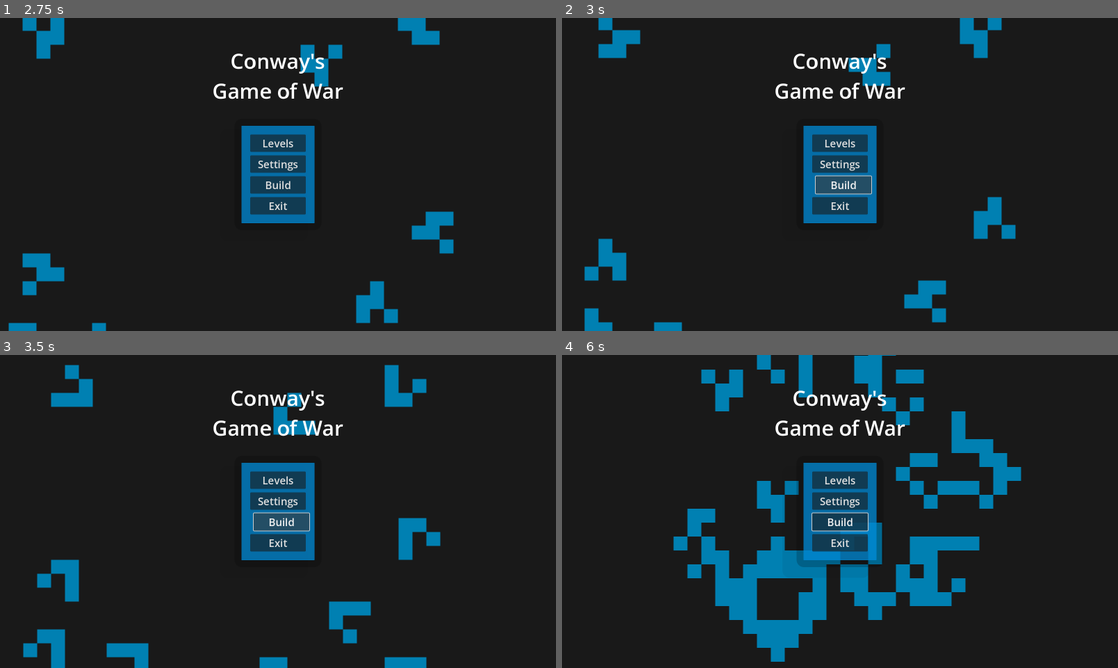
Above: before the commit, frames 1-4 (two rows, left to right).
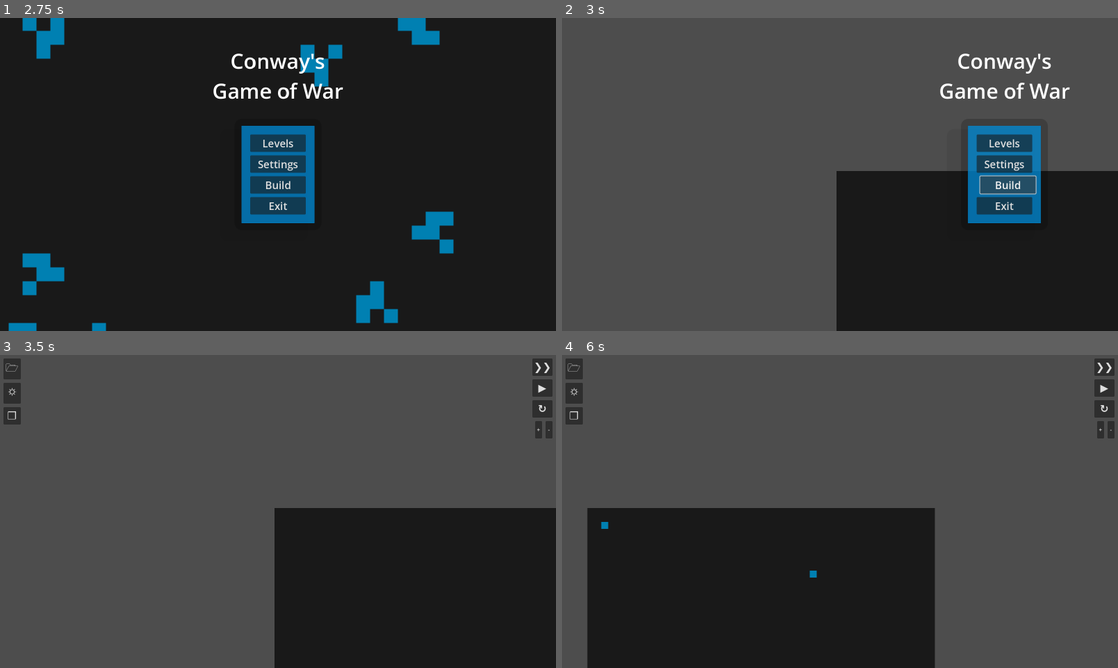
Above: after the commit, the same moments.

Repository: HUG-DEALR/conways_gow
Game: Godot game, scene res://Scenes/world.tscn
The game is run twice, just before and just after one commit, with the same random seed, the same clock (stepped at 60 frames per second) and the same inputs.
Inputs (mouse positions are in pixels of both pictures, inside the frame that each line leads up to):
- Up to frame 1 (2.75 s): click "Levels" at 0.5 s; click "Settings" at 1.25 s; click "X" at 2 s
- Up to frame 2 (3 s): click "Build" at 2.75 s
- Up to frame 3 (3.5 s): no input
- Up to frame 4 (6 s): move the mouse to (962, 495) at 3.52 s; hold Right (ui_right) 3.53-4.25 s; click (962, 495) at 3.67 s; drag from (728, 527) to (812, 574) at 4.27 s; move the mouse to (895, 442) at 5.02 s; hold Right (ui_right) 5.03-5.75 s; click (895, 442) at 5.17 s; drag from (812, 574) to (673, 464) at 5.77 s

Frame 1 is identical in both runs. In frame 2, 78% of the frame differs, in the area x 0-100%, y 0-100%; in frame 3, 76%; in frame 4, 76%.

Commit message:
added capacity to save and load levels to or from a localtext file

Diff:
--- a/Scenes/Menus/GUI_Build.tscn
+++ b/Scenes/Menus/GUI_Build.tscn
@@ -330,5 +330,7 @@
 [connection signal="pressed" from="Right_GUI_Root/VBoxContainer/Control/Zoom_Options_Container/Increase_zoom" to="." method="_on_increase_zoom_pressed"]
 [connection signal="pressed" from="Left_GUI_Root/VBoxContainer/File_Options" to="." method="_on_file_options_pressed"]
 [connection signal="mouse_exited" from="Left_GUI_Root/VBoxContainer/File_Options/File_Options_Window" to="." method="_on_file_options_window_mouse_exited"]
+[connection signal="pressed" from="Left_GUI_Root/VBoxContainer/File_Options/File_Options_Window/Save" to="." method="_on_save_pressed"]
+[connection signal="pressed" from="Left_GUI_Root/VBoxContainer/File_Options/File_Options_Window/Open" to="." method="_on_open_file_pressed"]
 [connection signal="pressed" from="Left_GUI_Root/VBoxContainer/Add_Item" to="." method="_on_add_item_pressed"]
 [connection signal="mouse_exited" from="Left_GUI_Root/VBoxContainer/Add_Item/Add_item_window" to="." method="_on_add_item_window_mouse_exited"]
--- a/Scenes/world.tscn
+++ b/Scenes/world.tscn
@@ -6,6 +6,7 @@
 [ext_resource type="PackedScene" uid="uid://bw10bjlpo0fwl" path="res://Scenes/Menus/GUI_Standard.tscn" id="3_5ukr8"]
 [ext_resource type="PackedScene" uid="uid://hpbibvj47tnf" path="res://Scenes/Menus/levels_menu.tscn" id="4_8j60k"]
 [ext_resource type="PackedScene" uid="uid://bp8sew4hg4ws3" path="res://Scenes/Menus/settings.tscn" id="5_fo5ed"]
+[ext_resource type="PackedScene" uid="uid://8kbmirp7geg7" path="res://Scenes/Menus/GUI_Build.tscn" id="7_o06y3"]
 
 [sub_resource type="StandardMaterial3D" id="StandardMaterial3D_fj7yv"]
 shading_mode = 0
@@ -48,3 +49,6 @@
 [node name="Settings" parent="CanvasLayer" instance=ExtResource("5_fo5ed")]
 visible = false
 mouse_filter = 1
+
+[node name="GUI_Standard2" parent="CanvasLayer" instance=ExtResource("7_o06y3")]
+visible = false
--- a/Scripts/GUI_Build.gd
+++ b/Scripts/GUI_Build.gd
@@ -6,6 +6,11 @@
 @onready var play_generations: Button = $Right_GUI_Root/VBoxContainer/Auto_Play_Container/VBoxContainer/Play_Generations
 @onready var step_generation: Button = $Right_GUI_Root/VBoxContainer/Step_Generation
 @onready var restart: Button = $Right_GUI_Root/VBoxContainer/Restart
+@onready var save_as_button: Button = $"Left_GUI_Root/VBoxContainer/File_Options/File_Options_Window/Save As"
+@onready var save_button: Button = $Left_GUI_Root/VBoxContainer/File_Options/File_Options_Window/Save
+@onready var open_button: Button = $Left_GUI_Root/VBoxContainer/File_Options/File_Options_Window/Open
+@onready var new_file_button: Button = $Left_GUI_Root/VBoxContainer/File_Options/File_Options_Window/New_File
+@onready var file_name_label: Label = $Left_GUI_Root/VBoxContainer/File_Options/File_Options_Window/File_name
 
 @onready var add_item_panel: PanelContainer = $Left_GUI_Root/VBoxContainer/Add_Item/Add_item_window/Add_item_panel
 @onready var add_item_window: HBoxContainer = $Left_GUI_Root/VBoxContainer/Add_Item/Add_item_window
@@ -18,6 +23,7 @@
 var playing_generations: bool = false
 var mouse_over_speed_options: bool = false
 var mouse_over_zoom_options: bool = false
+var active_directory: String = ""
 
 func _ready() -> void:
 	speed_slider.visible = false
@@ -105,6 +111,30 @@
 		file_options_window_tween.play()
 		await file_options_window_tween.finished
 		file_options_window.visible = false
+
+func save_level(level_data: Dictionary) -> void:
+	if active_directory:
+		Global.save_to_file(level_data, active_directory)
+	else:
+		save_level_as(level_data)
+
+func save_level_as(level_data: Dictionary) -> void:
+	active_directory = await Global.prompt_user_for_file_path()
+	var extension: String = active_directory.get_extension()
+	if extension != "cgow":
+		active_directory += ".cgow"
+	Global.save_to_file(level_data, active_directory)
+
+func open_level_from_local() -> void:
+	var open_from_directory: String = await Global.prompt_user_for_file_path("Open", "", "", ["*.cgow"], false)
+	var loaded_file = Global.load_from_file(open_from_directory)
+	if loaded_file:
+		active_directory = open_from_directory
+		file_name_label.text = active_directory.get_file()
+	else:
+		print("Could not open file: " + open_from_directory + "\n" + loaded_file)
+		return
+	Global.world_scene.populate_cells(Vector2i(50,50), loaded_file, true)
 
 func _on_speed_slider_value_changed(value: float) -> void:
 	generation_timer.wait_time = 1.0 / speed_slider.value
@@ -172,3 +202,9 @@
 
 func _on_file_options_window_mouse_exited() -> void:
 	toggle_expand_file_options_window(false)
+
+func _on_open_file_pressed() -> void:
+	open_level_from_local()
+
+func _on_save_pressed() -> void:
+	save_level(Global.world_scene.live_cells_dict)
--- a/Scripts/Game_camera.gd
+++ b/Scripts/Game_camera.gd
@@ -17,7 +17,6 @@
 			var mouse_pos_before_zoom: Vector2 = get_global_mouse_position()
 			set_zoom_clamped(1.0/1.1,true)
 			move_after_zoom(mouse_pos_before_zoom)
-			print(global_position)
 
 func _process(delta: float) -> void:
 	var input_direction: Vector2 = Input.get_vector("ui_left","ui_right","ui_up","ui_down")
--- a/Scripts/Global.gd
+++ b/Scripts/Global.gd
@@ -6,3 +6,99 @@
 var world_scene: Node2D
 var menu_camera: Camera2D
 var game_camera: Camera2D
+
+func save_to_file(data_to_save: Dictionary, file_path: String) -> void:
+	var file := FileAccess.open(file_path, FileAccess.WRITE)
+	if file == null:
+		push_error("Failed to open file for writing: " + file_path)
+		return
+
+	file.store_var(data_to_save)
+	file.close()
+
+func load_from_file(file_path: String) -> Dictionary:
+	if not FileAccess.file_exists(file_path):
+		push_error("File does not exist: " + file_path)
+		return {}
+
+	var file := FileAccess.open(file_path, FileAccess.READ)
+	if file == null:
+		push_error("Failed to open file for reading: " + file_path)
+		return {}
+
+	var data = file.get_var()
+	file.close()
+
+	if typeof(data) == TYPE_DICTIONARY:
+		return data
+	else:
+		push_error("Failed to parse JSON from file: " + file_path + "\n" + data)
+		return {}
+
+func prompt_user_for_directory(prompt: String = "Select Directory", current_directory: String = "") -> String:
+	# Create the dialog
+	var dialog := FileDialog.new()
+	dialog.use_native_dialog = true
+	dialog.file_mode = FileDialog.FILE_MODE_OPEN_DIR
+	dialog.access = FileDialog.ACCESS_FILESYSTEM
+	dialog.title = prompt
+	if current_directory:
+		dialog.current_dir = current_directory
+	dialog.current_dir = OS.get_user_data_dir()
+
+	# Add dialog to the scene tree temporarily
+	get_tree().root.add_child(dialog)
+
+	# Show dialog
+	dialog.popup_centered()
+
+	# Wait for user to pick a directory
+	var result: String = await dialog.dir_selected
+
+	# Clean up
+	dialog.queue_free()
+
+	# Ensure trailing slash for convenience
+	if not result.ends_with("/"):
+		result += "/"
+
+	return result
+
+func prompt_user_for_file_path(
+		prompt: String = "Save As",
+		default_file_name: String = "",
+		current_directory: String = "",
+		filters: Array[String] = [],
+		save_instead_of_open: bool = true
+	) -> String:
+
+	var dialog := FileDialog.new()
+	if save_instead_of_open:
+		dialog.file_mode = FileDialog.FILE_MODE_SAVE_FILE
+	else:
+		dialog.file_mode = FileDialog.FILE_MODE_OPEN_FILE
+	dialog.access = FileDialog.ACCESS_FILESYSTEM
+	dialog.use_native_dialog = true
+	dialog.title = prompt
+
+	# Set starting path
+	if current_directory:
+		dialog.current_dir = current_directory
+	if not default_file_name:
+		default_file_name = "new_file.txt"
+	dialog.current_file = default_file_name
+
+	# Optional filters like ["*.json", "*.txt"]
+	for f in filters:
+		dialog.add_filter(f)
+
+	# Add to scene while waiting
+	get_tree().root.add_child(dialog)
+
+	dialog.popup_centered()
+
+	# Wait for file selection
+	var result: String = await dialog.file_selected
+
+	dialog.queue_free()
+	return result
--- a/Scripts/world.gd
+++ b/Scripts/world.gd
@@ -10,6 +10,7 @@
 	"Main_menu": $CanvasLayer/MainMenu,
 	"Levels_menu": $CanvasLayer/Levels_Menu,
 	"Settings_menu": $CanvasLayer/Settings,
+	"Build_menu": $CanvasLayer/GUI_Standard2,
 }
 
 const cell_size: float = 10.0
@@ -158,8 +159,8 @@
 				set_cell_type(cell_index, "alive")
 			"alive": # Black
 				set_cell_type(cell_index, "dead")
-	else:
-		print("invalid cell index passed to handle_cell_clicked()")
+#	else:
+#		print("invalid cell index passed to handle_cell_clicked()")
 
 func clear_grid() -> void:
 	for key in live_cells_dict.keys():
@@ -240,8 +241,15 @@
 			current_sub_menu = "settings"
 			switch_to_menu("Settings_menu")
 		"build":
-			pass
-	#		current_sub_menu = "build"
+			current_sub_menu = "build"
+			switch_to_menu("Build_menu")
+			menus.get("GUI").set_play_pause(false)
+			populate_cells(Vector2i(50,50), {}, true)
+			game_camera.position = Vector2.ZERO
+			game_camera.zoom = Vector2.ONE * 2.0
+	#		var grid_real_size = current_grid_dimensions * (cell_size + cell_margin)
+	#		game_camera.set_bounds(Rect2(Vector2(0,0),grid_real_size))
+			game_camera.make_current()
 		"exit":
 			current_sub_menu = "exit"
 			get_tree().paused = true
@@ -253,8 +261,8 @@
 			menus.get("GUI").set_play_pause(false)
 			game_camera.position = Vector2.ZERO
 			game_camera.zoom = Vector2.ONE * 2.0
-			var grid_real_size = current_grid_dimensions * (cell_size + cell_margin)
-			game_camera.set_bounds(Rect2(Vector2(0,0),grid_real_size))
+	#		var grid_real_size = current_grid_dimensions * (cell_size + cell_margin)
+	#		game_camera.set_bounds(Rect2(Vector2(0,0),grid_real_size))
 			game_camera.make_current()
 
 # Misc functions
Not shown: 1 places in Scenes/world.tscn that only renumber resources
